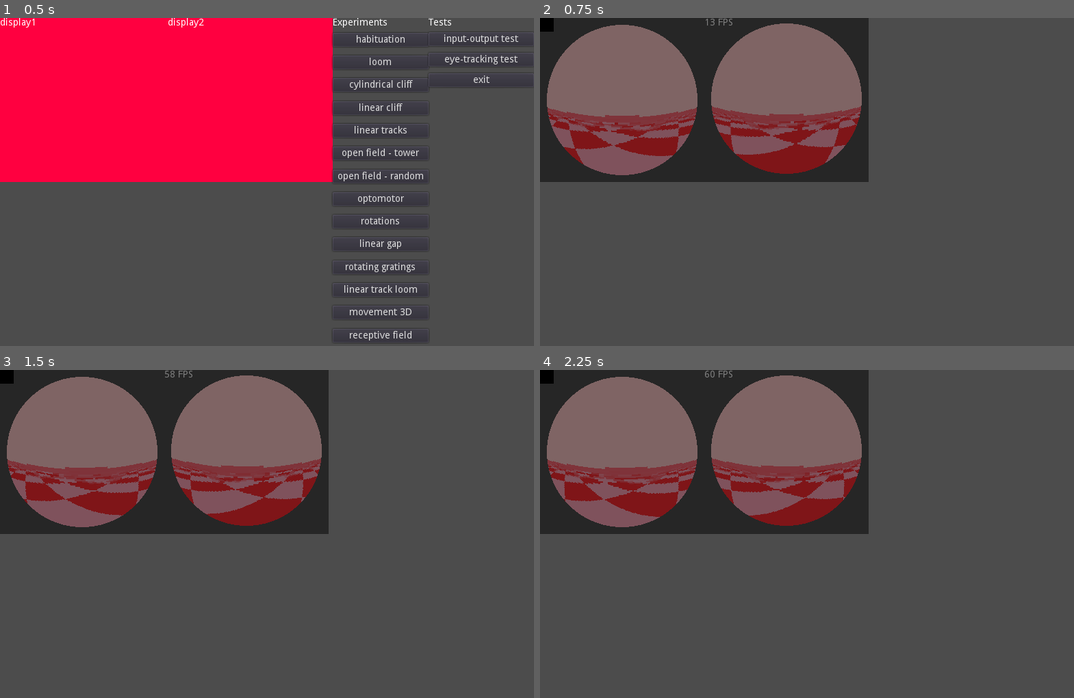
Above: before the commit, frames 1-4 (two rows, left to right).
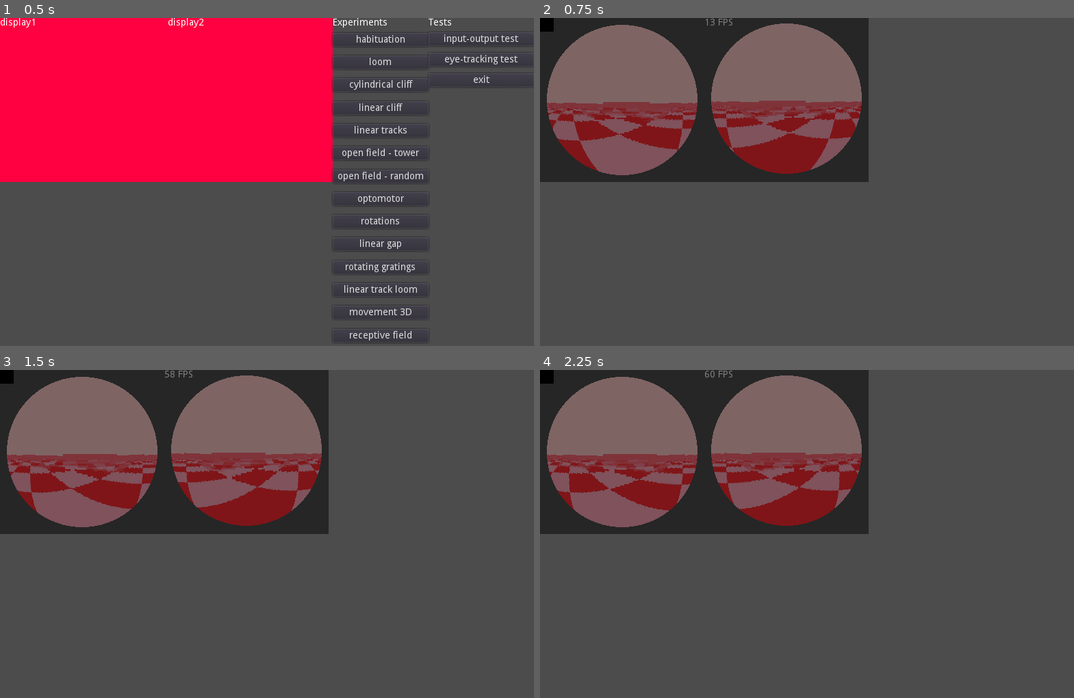
Above: after the commit, the same moments.

Repository: sn-lab/MouseGoggles
Game: Godot game, scene res://sceneSelect.tscn
Same seed, same stepped clock (60 frames per second), same inputs: the game is played once before the commit and once after it.
Inputs (mouse positions are in pixels of both pictures, inside the frame that each line leads up to):
- Up to frame 1 (0.5 s): no input
- Up to frame 2 (0.75 s): click "habituation" at 0.5 s
- Up to frame 3 (1.5 s): tap Enter at 1.25 s; move the mouse to (299, 534) at 1.27 s; tap R at 1.35 s
- Up to frame 4 (2.25 s): tap Space at 2 s; move the mouse to (780, 534) at 2.02 s; hold S from 2.03 s (still down); tap L at 2.1 s

Frame 1 is identical in both runs. In frame 2, 5.5% of the frame differs, in the area x 1-61%, y 25-47%; in frame 3, 5.5%; in frame 4, 5.5%.
Error after the commit: Assertion failed: UDP listen failed (res://habituationScene.gd:76)

Commit message:
Set common defaults
default: 50-deg bracket; horizontal headset position (not pitched up or down); eye-tracking recording enabled

Diff:
--- a/Godot/MouseVR Godot Project V2.2/commonSettings.gd
+++ b/Godot/MouseVR Godot Project V2.2/commonSettings.gd
@@ -5,10 +5,10 @@
 #eye parameters
 export var inter_eye_distance = 0.01 # all distances/sizes are roughly in meters
 export var head_radius = 0.04 # must be large enough to keep eye cameras from getting too close to walls
-export var eye_pitch = 10 # degrees from the horizontal (+ = looking up)
-export var eye_yaw = 45 # degrees away from the head yaw (forward-facing = 0 deg, side-facing = 90)
+export var eye_pitch = 0 # degrees from the horizontal (+ = looking up)
+export var eye_yaw = 50 # degrees away from the head yaw (forward-facing = 0 deg, side-facing = 90)
 export var brightness_modulate = 0.5 # global brightness modulation (0 = black, 1 = max)
-export var record_eyes = false #(true or false) record eye-tracking video alongside the experiment?
+export var record_eyes = true #(true or false) record eye-tracking video alongside the experiment?
 
 #movement parameters
 export var frames_per_second = 60.0 # should be the same as the project settings>debug>settings>force FPS
